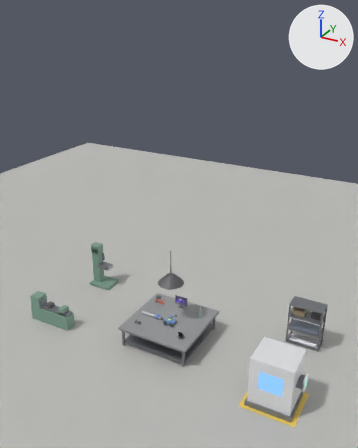
Before and after pictures for a commit that changed the glTF model assets/atelier3d/atelier_scene.glb.
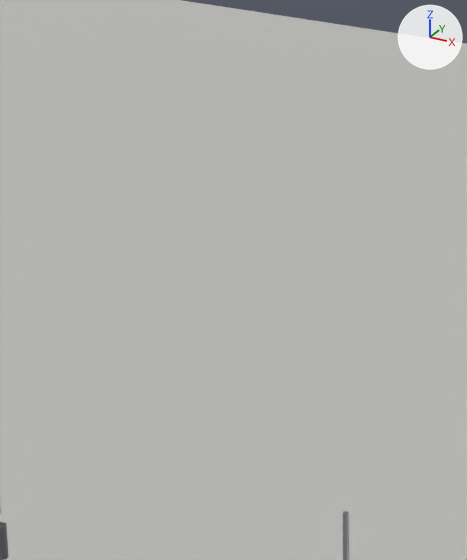
There are two pictures of each version: one whole from a 50 mm lens placed at (7.37, -12.74, 10.86), pointed at (0.37, 0.0, 4.49), one close up on the part from 29% to 54% of the width and 34% to 58% of the height. The axes (+X, +Y, +Z) are drawn at upper right. The lights are the same throughout. The first two pictures are the older version. Where no turn or scale is listed for an object, it has been applied to the vertices.

Objects in the first close-up: 'floor_slab', 'lamp_rod' and 1 more.
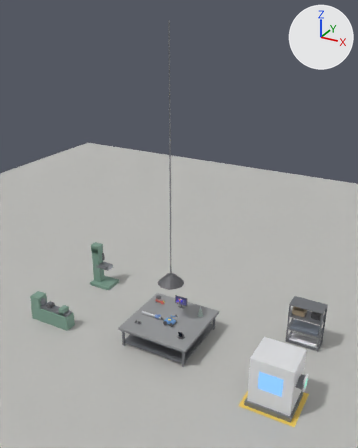
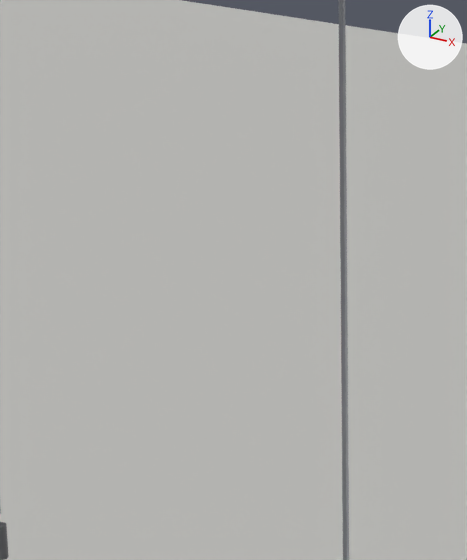
Changed parts and their boxes (x1, y1, x2, y2) in the close-ups (467 x 560 px):
'lamp_rod', moved, rescaled
    before: (343, 511, 349, 560)
    after: (338, 0, 349, 560)

The change, as a list of edits to the scene's bpy script:
```text
Change ob_lamp_rod:
    ob_lamp_rod.location: (0.0, 0.0, 2.95) -> (0.0, 0.0, 6.5)
    ob_lamp_rod.scale: (0.03, 0.03, 0.9) -> (0.03, 0.03, 8.0)
```
